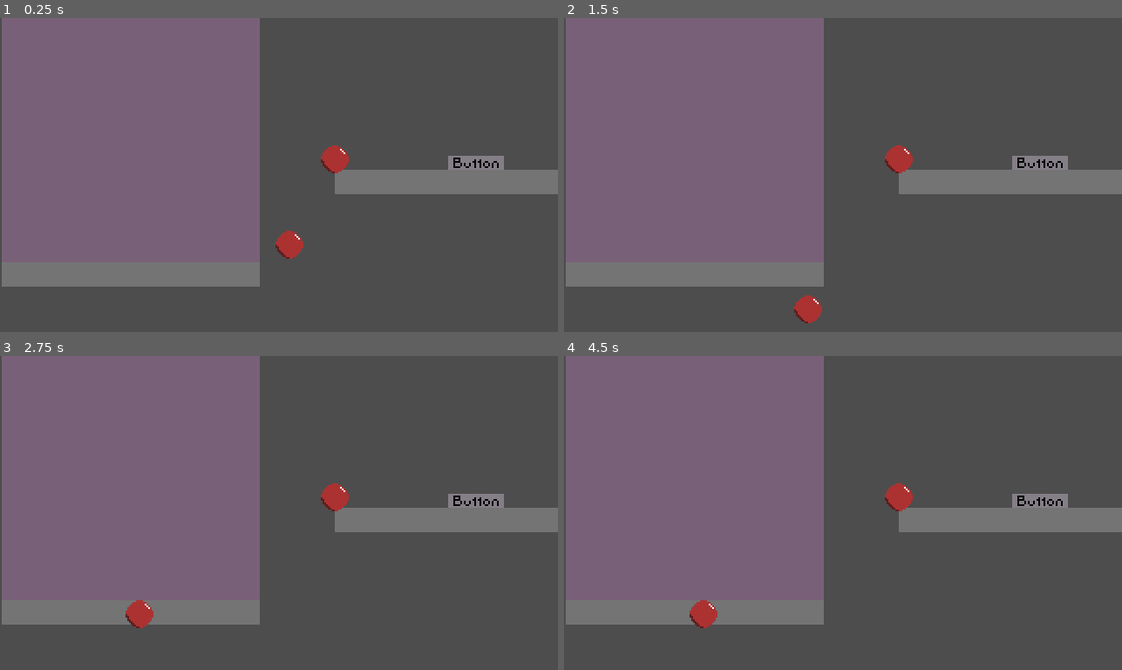
Above: before the commit, frames 1-4 (two rows, left to right).
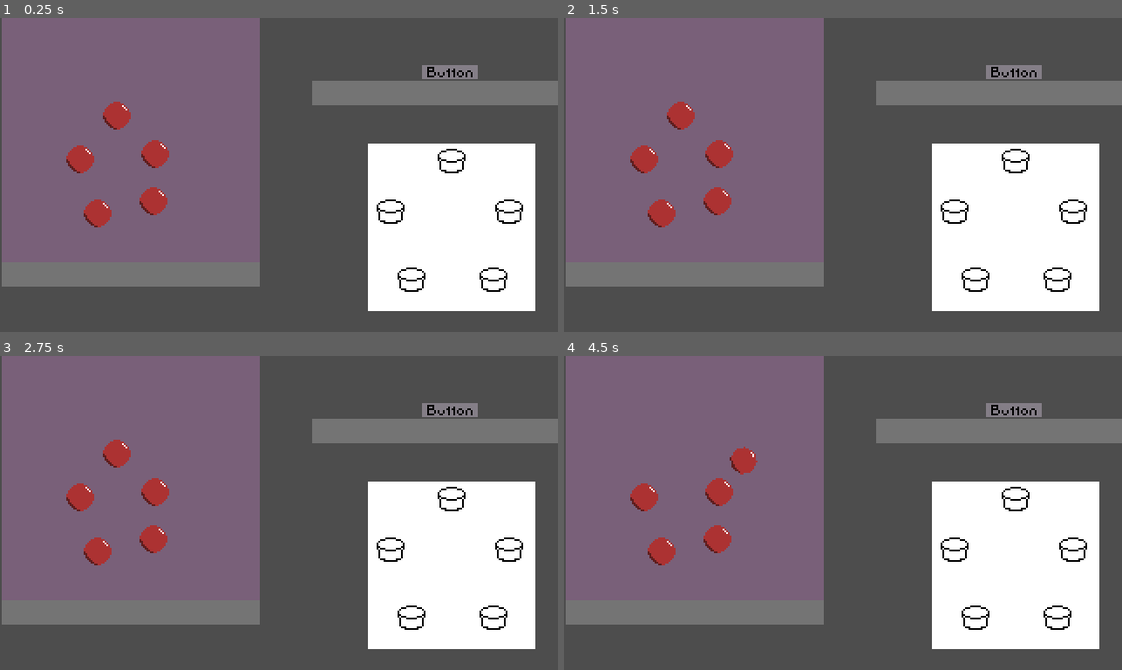
Above: after the commit, the same moments.

Repository: Team-Skeejy/ld55_summoning
Game: Godot game, scene res://scenes/ui_entities/test.tscn
Same seed, same stepped clock (60 frames per second), same inputs: the game is played once before the commit and once after it. This scene is started directly instead of the project's main scene.
Inputs (mouse positions are in pixels of both pictures, inside the frame that each line leads up to):
- Up to frame 1 (0.25 s): no input
- Up to frame 2 (1.5 s): tap Enter at 0.5 s; drag from (1038, 162) to (697, 275) at 0.52 s; drag from (854, 319) to (697, 275) at 1.27 s
- Up to frame 3 (2.75 s): move the mouse to (334, 443) at 2.02 s; tap Tab (Tab) at 2.1 s; click (334, 443) at 2.17 s
- Up to frame 4 (4.5 s): tap Space at 2.75, 4.25 s; drag from (815, 575) to (1032, 519) at 2.77 s; tap Enter at 3.5 s; move the mouse to (1010, 560) at 3.52 s; tap Tab (Tab) at 3.6 s; click (1010, 560) at 3.67 s; drag from (675, 465) to (1038, 500) at 4.27 s

The runs differ from the first frame. In frame 1, 23% of the frame differs, in the area x 11-100%, y 15-94%; in frame 2, 23%; in frame 3, 23%; in frame 4, 23%.

Commit message:
summoning alter stuff

Diff:
--- a/project.godot
+++ b/project.godot
@@ -48,7 +48,7 @@
 [physics]
 
 2d/run_on_separate_thread=true
-2d/default_linear_damp=10.0
+2d/default_linear_damp=25.0
 
 [rendering]
 
--- /dev/null
+++ b/scenes/ui_entities/alter/alter.gd
@@ -0,0 +1,37 @@
+extends Node2D
+
+signal summoning(remaining: float)
+signal summon
+
+@export var alter_buttons: Array[UIButton]
+@export var summon_area: Area2D
+
+var _can_summon: bool = false
+
+var summon_time: float = 3
+var countdown: float = summon_time
+
+# Called when the node enters the scene tree for the first time.
+func _ready() -> void:
+	for button: UIButton in alter_buttons:
+		button.button_down.connect(check_buttons)
+
+
+# Called every frame. 'delta' is the elapsed time since the previous frame.
+func _process(delta: float) -> void:
+	if _can_summon:
+		countdown -= delta
+		summoning.emit(countdown)
+		if countdown <= 0:
+			countdown = summon_time
+			summon.emit(summon_area.get_overlapping_bodies())
+
+func check_buttons() -> void:
+	var exited_early: bool = false
+	for button: UIButton in alter_buttons:
+		if !button._absolute_down:
+			exited_early = true
+			break
+
+	if !exited_early:
+		_can_summon = true;
--- /dev/null
+++ b/scenes/ui_entities/alter/alter.tscn
@@ -0,0 +1,49 @@
+[gd_scene load_steps=4 format=3 uid="uid://btco02dq00kwc"]
+
+[ext_resource type="Script" path="res://scenes/ui_entities/alter/alter.gd" id="1_ibfmc"]
+[ext_resource type="PackedScene" uid="uid://6i2uak1cixpa" path="res://scenes/ui_entities/button/button_alter.tscn" id="2_6fh8w"]
+
+[sub_resource type="CircleShape2D" id="CircleShape2D_tkfch"]
+radius = 48.0
+
+[node name="Alter" type="Node2D" node_paths=PackedStringArray("alter_buttons", "summon_area")]
+script = ExtResource("1_ibfmc")
+alter_buttons = [NodePath("Alter Button"), NodePath("Alter Button2"), NodePath("Alter Button3"), NodePath("Alter Button4"), NodePath("Alter Button5")]
+summon_area = NodePath("SummonArea2D")
+metadata/_edit_vertical_guides_ = [96.0]
+metadata/_edit_horizontal_guides_ = [96.0]
+
+[node name="SummonArea2D" type="Area2D" parent="."]
+input_pickable = false
+
+[node name="ColorRect" type="ColorRect" parent="SummonArea2D"]
+anchors_preset = 8
+anchor_left = 0.5
+anchor_top = 0.5
+anchor_right = 0.5
+anchor_bottom = 0.5
+offset_left = -48.0
+offset_top = -48.0
+offset_right = 48.0
+offset_bottom = 48.0
+grow_horizontal = 2
+grow_vertical = 2
+mouse_filter = 2
+
+[node name="CollisionShape2D" type="CollisionShape2D" parent="SummonArea2D"]
+shape = SubResource("CircleShape2D_tkfch")
+
+[node name="Alter Button" parent="." instance=ExtResource("2_6fh8w")]
+position = Vector2(0, -38)
+
+[node name="Alter Button2" parent="." instance=ExtResource("2_6fh8w")]
+position = Vector2(-35, -9)
+
+[node name="Alter Button3" parent="." instance=ExtResource("2_6fh8w")]
+position = Vector2(33, -9)
+
+[node name="Alter Button4" parent="." instance=ExtResource("2_6fh8w")]
+position = Vector2(-23, 30)
+
+[node name="Alter Button5" parent="." instance=ExtResource("2_6fh8w")]
+position = Vector2(24, 30)
--- a/scenes/ui_entities/button/button.gd
+++ b/scenes/ui_entities/button/button.gd
@@ -15,6 +15,7 @@
 var _entity_pressed: bool = false
 var _mouse_over: bool = false
 var _mouse_pressed: bool = false
+var _mouse_down: bool = false
 
 var _timer: float = 0
 
@@ -22,14 +23,13 @@
 
 func _on_area_2d_body_entered(_body: Node2D) -> void:
 	_entity_over = true
-	if !_mouse_pressed:
+	if !_mouse_down:
 		_entity_on = true
 
 	reevaluate_ui_state()
 
 func _on_area_2d_body_exited(_body: Node2D) -> void:
 	if area.has_overlapping_bodies(): return
-
 	_entity_over = false
 	_entity_on = false
 	_entity_pressed = false
@@ -46,6 +46,7 @@
 
 func _on_area_2d_mouse_shape_exited(_shape_idx: int) -> void:
 	_mouse_over = false
+	_mouse_pressed = false
 	reevaluate_ui_state()
 
 func _on_area_2d_input_event(_viewport: Node, event: InputEvent, _shape_idx: int) -> void:
@@ -88,12 +89,14 @@
 	if event is InputEventMouseButton:
 		var ev: InputEventMouseButton = event as InputEventMouseButton
 		if ev.button_index == 1:
-			if !ev.pressed:
+			if ev.pressed:
+				_mouse_down = true
+			else:
+				_mouse_down = false
 				_mouse_pressed = false
 				if _entity_over:
 					_entity_on = true
-
-				reevaluate_ui_state()
+			reevaluate_ui_state()
 
 func reevaluate_ui_state() -> void:
 	if _entity_pressed || _mouse_pressed:
--- /dev/null
+++ b/scenes/ui_entities/button/button_alter.tscn
@@ -0,0 +1,35 @@
+[gd_scene load_steps=5 format=3 uid="uid://6i2uak1cixpa"]
+
+[ext_resource type="PackedScene" uid="uid://cwg3bj4u5xq54" path="res://scenes/ui_entities/button/button.tscn" id="1_bvq22"]
+[ext_resource type="Texture2D" uid="uid://cdx6or1lw1ft2" path="res://scenes/ui_entities/button/textures/placeholder_button_alter.png" id="2_vypl6"]
+
+[sub_resource type="CircleShape2D" id="CircleShape2D_tadw0"]
+radius = 8.0
+
+[sub_resource type="RectangleShape2D" id="RectangleShape2D_fo0lc"]
+size = Vector2(20, 4.5)
+
+[node name="Alter Button" instance=ExtResource("1_bvq22")]
+texture = ExtResource("2_vypl6")
+hframes = 3
+vframes = 1
+
+[node name="CollisionShape2D" parent="Area2D" index="0"]
+position = Vector2(0, -2)
+scale = Vector2(1, 0.8)
+shape = SubResource("CircleShape2D_tadw0")
+
+[node name="Area2D2" type="Area2D" parent="." index="1"]
+input_pickable = false
+gravity_space_override = 3
+gravity_point_center = Vector2(0, -1)
+gravity_direction = Vector2(0, -1)
+gravity = -1.0
+linear_damp_space_override = 3
+linear_damp = 100.0
+angular_damp_space_override = 3
+angular_damp = 100.0
+
+[node name="CollisionShape2D" type="CollisionShape2D" parent="Area2D2" index="0"]
+position = Vector2(0, 7.25)
+shape = SubResource("RectangleShape2D_fo0lc")
--- a/scenes/ui_entities/test.gd
+++ b/scenes/ui_entities/test.gd
@@ -20,7 +20,9 @@
 	pass
 
 func _on_ui_button_button_up():
-	print_debug("up")
+	# print_debug("up")
+	pass
 
 func _on_ui_button_button_down():
-	print_debug("down")
+	# print_debug("down")
+	pass
--- a/scenes/ui_entities/test.tscn
+++ b/scenes/ui_entities/test.tscn
@@ -1,9 +1,10 @@
-[gd_scene load_steps=7 format=3 uid="uid://c8fk8xcrfhlwr"]
+[gd_scene load_steps=8 format=3 uid="uid://c8fk8xcrfhlwr"]
 
 [ext_resource type="PackedScene" uid="uid://dfvjewsccldtf" path="res://scenes/ui_entities/base/ui_entity.tscn" id="1_04yic"]
 [ext_resource type="Script" path="res://scenes/ui_entities/test.gd" id="1_nl7wu"]
 [ext_resource type="PackedScene" uid="uid://dbcab68lspkfi" path="res://scenes/ui_entities/behaviours/draggable.tscn" id="2_5p8j2"]
 [ext_resource type="PackedScene" uid="uid://cwg3bj4u5xq54" path="res://scenes/ui_entities/button/button.tscn" id="3_uylu7"]
+[ext_resource type="PackedScene" uid="uid://btco02dq00kwc" path="res://scenes/ui_entities/alter/alter.tscn" id="5_3dlbg"]
 
 [sub_resource type="RectangleShape2D" id="RectangleShape2D_m3jcs"]
 size = Vector2(149, 140)
@@ -39,8 +40,51 @@
 mouse_filter = 2
 color = Color(1, 1, 1, 0.219608)
 
+[node name="Antigrav" type="Area2D" parent="."]
+position = Vector2(12, 10)
+input_pickable = false
+gravity_space_override = 3
+gravity = 0.0
+linear_damp_space_override = 3
+linear_damp = 100.0
+angular_damp_space_override = 3
+angular_damp = 100.0
+
+[node name="CollisionShape2D" type="CollisionShape2D" parent="Antigrav"]
+position = Vector2(64.5, 60)
+shape = SubResource("RectangleShape2D_m3jcs")
+
+[node name="ColorRect" type="ColorRect" parent="Antigrav"]
+offset_left = -11.0
+offset_top = -10.0
+offset_right = 29.0
+offset_bottom = 30.0
+scale = Vector2(3.70926, 3.48786)
+mouse_filter = 2
+color = Color(1, 0.603922, 1, 0.247059)
+
+[node name="RigidBody2D" type="RigidBody2D" parent="."]
+freeze = true
+
+[node name="CollisionShape2D" type="CollisionShape2D" parent="RigidBody2D"]
+position = Vector2(320, 180)
+shape = SubResource("WorldBoundaryShape2D_wgnkv")
+
+[node name="CollisionShape2D4" type="CollisionShape2D" parent="RigidBody2D"]
+position = Vector2(320, 180)
+rotation = -1.5708
+shape = SubResource("WorldBoundaryShape2D_wgnkv")
+
+[node name="CollisionShape2D2" type="CollisionShape2D" parent="RigidBody2D"]
+rotation = 3.14159
+shape = SubResource("WorldBoundaryShape2D_wgnkv")
+
+[node name="CollisionShape2D3" type="CollisionShape2D" parent="RigidBody2D"]
+rotation = 1.5708
+shape = SubResource("WorldBoundaryShape2D_wgnkv")
+
 [node name="Border2" type="Area2D" parent="."]
-position = Vector2(203, 88)
+position = Vector2(190, 37)
 scale = Vector2(1, 0.1)
 input_pickable = false
 gravity_space_override = 3
@@ -65,61 +109,37 @@
 mouse_filter = 2
 color = Color(1, 1, 1, 0.219608)
 
-[node name="Antigrav" type="Area2D" parent="."]
-position = Vector2(12, 10)
-input_pickable = false
-gravity_space_override = 3
-gravity = 0.0
-linear_damp_space_override = 3
-linear_damp = 100.0
-angular_damp_space_override = 3
-angular_damp = 100.0
-
-[node name="CollisionShape2D" type="CollisionShape2D" parent="Antigrav"]
-position = Vector2(64.5, 60)
-shape = SubResource("RectangleShape2D_m3jcs")
-
-[node name="ColorRect" type="ColorRect" parent="Antigrav"]
-offset_left = -11.0
-offset_top = -10.0
-offset_right = 29.0
-offset_bottom = 30.0
-scale = Vector2(3.70926, 3.48786)
-mouse_filter = 2
-color = Color(1, 0.603922, 1, 0.247059)
-
-[node name="UIButton" parent="." instance=ExtResource("3_uylu7")]
-position = Vector2(273, 83)
-
-[node name="RigidBody2D" type="RigidBody2D" parent="."]
-freeze = true
-
-[node name="CollisionShape2D" type="CollisionShape2D" parent="RigidBody2D"]
-position = Vector2(320, 180)
-shape = SubResource("WorldBoundaryShape2D_wgnkv")
-
-[node name="CollisionShape2D4" type="CollisionShape2D" parent="RigidBody2D"]
-position = Vector2(320, 180)
-rotation = -1.5708
-shape = SubResource("WorldBoundaryShape2D_wgnkv")
-
-[node name="CollisionShape2D2" type="CollisionShape2D" parent="RigidBody2D"]
-rotation = 3.14159
-shape = SubResource("WorldBoundaryShape2D_wgnkv")
-
-[node name="CollisionShape2D3" type="CollisionShape2D" parent="RigidBody2D"]
-rotation = 1.5708
-shape = SubResource("WorldBoundaryShape2D_wgnkv")
+[node name="Alter" parent="." instance=ExtResource("5_3dlbg")]
+position = Vector2(259, 120)
 
 [node name="Entity" parent="." instance=ExtResource("1_04yic")]
-position = Vector2(166, 115)
+position = Vector2(46, 81)
 
 [node name="DraggableNode" parent="Entity" instance=ExtResource("2_5p8j2")]
 
-[node name="Entity2" parent="." instance=ExtResource("1_04yic")]
-position = Vector2(192, 69)
+[node name="Entity2" parent="." node_paths=PackedStringArray("collider") instance=ExtResource("1_04yic")]
+position = Vector2(67, 56)
+collider = NodePath("../Entity/CollisionShape2D")
 
-[connection signal="button_down" from="UIButton" to="." method="_on_ui_button_button_down"]
-[connection signal="button_up" from="UIButton" to="." method="_on_ui_button_button_up"]
-[connection signal="over" from="UIButton" to="." method="_on_ui_button_over"]
-[connection signal="pressed" from="UIButton" to="." method="_on_ui_button_pressed"]
+[node name="DraggableNode" parent="Entity2" instance=ExtResource("2_5p8j2")]
+
+[node name="Entity3" parent="." node_paths=PackedStringArray("collider") instance=ExtResource("1_04yic")]
+position = Vector2(89, 78)
+collider = NodePath("../Entity/CollisionShape2D")
+
+[node name="DraggableNode" parent="Entity3" instance=ExtResource("2_5p8j2")]
+
+[node name="Entity4" parent="." node_paths=PackedStringArray("collider") instance=ExtResource("1_04yic")]
+position = Vector2(88, 105)
+collider = NodePath("../Entity/CollisionShape2D")
+
+[node name="DraggableNode" parent="Entity4" instance=ExtResource("2_5p8j2")]
+
+[node name="Entity5" parent="." node_paths=PackedStringArray("collider") instance=ExtResource("1_04yic")]
+position = Vector2(56, 112)
+collider = NodePath("../Entity/CollisionShape2D")
+
+[node name="DraggableNode" parent="Entity5" instance=ExtResource("2_5p8j2")]
+
+[node name="UIButton" parent="." instance=ExtResource("3_uylu7")]
+position = Vector2(258, 31)
Binary file added: scenes/ui_entities/button/textures/placeholder_button_alter.aseprite
Binary file added: scenes/ui_entities/button/textures/placeholder_button_alter.png
Not shown, added: scenes/ui_entities/button/textures/placeholder_button_alter.png.import
